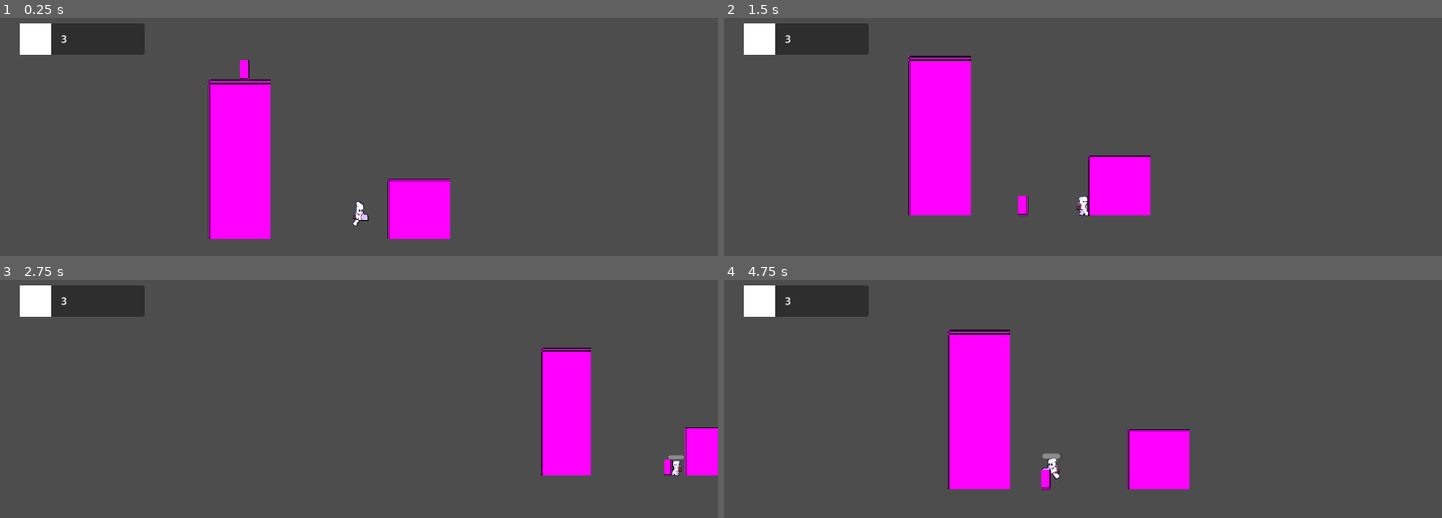
Above: before the commit, frames 1-4 (two rows, left to right).
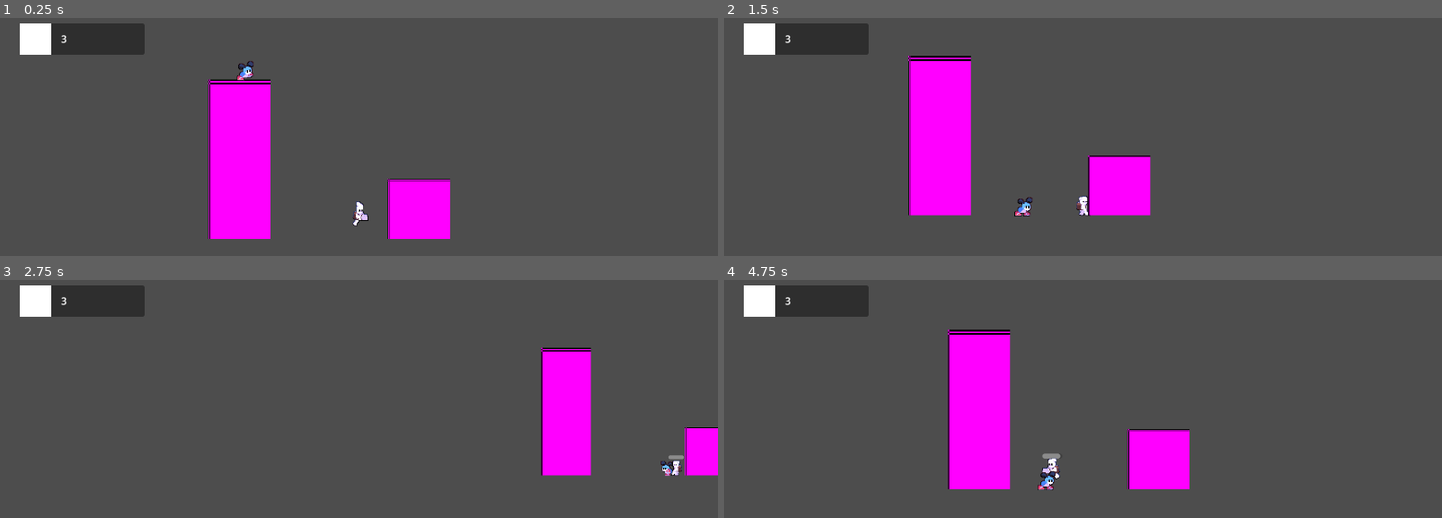
Above: after the commit, the same moments.

Repository: INV-matt/GMTK-game-jam
Game: Godot game, scene res://Main/main.tscn
Same seed, same stepped clock (60 frames per second), same inputs: the game is played once before the commit and once after it.
Inputs:
- Up to frame 1 (0.25 s): no input
- Up to frame 2 (1.5 s): hold D (pl_right) from 0.53 s (still down); tap Z (pl_attack) at 0.6 s; tap Space (pl_jump) at 0.77 s; tap E (pl_dash) at 1.35 s
- Up to frame 3 (2.75 s): tap Space (pl_jump) at 1.52 s; release D (pl_right) at 2.03 s; hold A (pl_left) from 2.03 s (still down); tap Tab (pl_scout) at 2.1 s
- Up to frame 4 (4.75 s): release A (pl_left) at 2.78 s; hold D (pl_right) 2.78-4.28 s; tap Z (pl_attack) at 2.85 s; tap Space (pl_jump) at 3.02, 3.77, 4.52 s; hold E (pl_dash) 3.53-4.28 s; hold A (pl_left) from 4.28 s (still down); tap Tab (pl_scout) at 4.35 s

The runs differ from the first frame. In frame 1, 0.2% of the frame differs, in the area x 32-36%, y 17-27%; in frame 2, 0.2%; in frame 3, less than 0.1%; in frame 4, 0.2%, in the area x 43-47%, y 79-89%.

Commit message:
Added basic enemy (Walker) animations

Diff:
--- a/Components/Health/health_component.gd
+++ b/Components/Health/health_component.gd
@@ -17,9 +17,10 @@
 @export var IsPlayer = false
 
 var health: int
+var isdead = false
 
 func _updateBar():
-  #print(health)
+  isdead = health <= 0
 
   if DisplayHealthBar:
     DisplayHealthBar.value = health
--- a/Enemies/Basic Enemy/basic_enemy.gd
+++ b/Enemies/Basic Enemy/basic_enemy.gd
@@ -6,6 +6,12 @@
 @export var DmgAmt = 5
 
 var _horizontalDirection = 1
+
+func _setAnimation(name: String) :
+  if $Sprite2D.animation == name :
+    return
+
+  $Sprite2D.play(name)
 
 func _handleMovement(delta: float) :
   velocity.y += get_gravity().y * delta
@@ -16,14 +22,40 @@
 
   move_and_slide()
 
+  if _horizontalDirection > 0 :
+    $Sprite2D.flip_h = true
+  else :
+    $Sprite2D.flip_h = false
+
+  if is_on_floor() :
+    if velocity.x == 0 :
+      _setAnimation("idle")
+    else :
+      _setAnimation("walk")
+  else :
+    _setAnimation("fall")
+
   # Flip when hitting a wall (AKA we have not moved because we were blocked)
   if last_pos == global_position :
     _horizontalDirection *= -1
 
+func _ready() -> void:
+  $HealthComponent.connect("death", _onDeath)
+
+func _onDeath() :
+  _setAnimation("death")
+  $Sprite2D.connect("animation_finished", queue_free)
+
 func _physics_process(delta: float) -> void:
+  if $HealthComponent.isdead :
+    return
+
   _handleMovement(delta)
 
 func _on_hitbox_body_entered(body: Player) -> void:
+  if $HealthComponent.isdead :
+    return
+
   for i in body.get_children() :
     if i is HealthComponent :
       i.doDamage(DmgAmt)
--- a/Enemies/Basic Enemy/basic_enemy.tscn
+++ b/Enemies/Basic Enemy/basic_enemy.tscn
@@ -1,10 +1,237 @@
-[gd_scene load_steps=6 format=3 uid="uid://q2g8uqvyfrap"]
+[gd_scene load_steps=39 format=3 uid="uid://q2g8uqvyfrap"]
 
 [ext_resource type="Script" uid="uid://cq6qt1n1wbw40" path="res://Enemies/Basic Enemy/basic_enemy.gd" id="1_o6f8y"]
 [ext_resource type="Script" uid="uid://b6pxf2yjv2tmg" path="res://Components/Health/health_component.gd" id="2_cnb0i"]
-
-[sub_resource type="PlaceholderTexture2D" id="PlaceholderTexture2D_cycm8"]
-size = Vector2(16, 32)
+[ext_resource type="Texture2D" uid="uid://besho5c1wrmfa" path="res://Enemies/Basic Enemy/Spritesheets/Walker-DeathSheet.png" id="2_h71n3"]
+[ext_resource type="Texture2D" uid="uid://5qs33bf53mo4" path="res://Enemies/Basic Enemy/Spritesheets/Walker-FallSheet.png" id="3_yc733"]
+[ext_resource type="Texture2D" uid="uid://5qpxmk46owlb" path="res://Enemies/Basic Enemy/Spritesheets/Walker-IdleSheet.png" id="4_pk1us"]
+[ext_resource type="Texture2D" uid="uid://bj4jot23m5ufa" path="res://Enemies/Basic Enemy/Spritesheets/Walker-WalkSheet.png" id="5_6gcj5"]
+
+[sub_resource type="AtlasTexture" id="AtlasTexture_l1tq2"]
+atlas = ExtResource("2_h71n3")
+region = Rect2(0, 0, 48, 64)
+
+[sub_resource type="AtlasTexture" id="AtlasTexture_f3tag"]
+atlas = ExtResource("2_h71n3")
+region = Rect2(48, 0, 48, 64)
+
+[sub_resource type="AtlasTexture" id="AtlasTexture_0kqbg"]
+atlas = ExtResource("2_h71n3")
+region = Rect2(96, 0, 48, 64)
+
+[sub_resource type="AtlasTexture" id="AtlasTexture_5ae1f"]
+atlas = ExtResource("2_h71n3")
+region = Rect2(0, 64, 48, 64)
+
+[sub_resource type="AtlasTexture" id="AtlasTexture_r82ci"]
+atlas = ExtResource("2_h71n3")
+region = Rect2(48, 64, 48, 64)
+
+[sub_resource type="AtlasTexture" id="AtlasTexture_ifu2g"]
+atlas = ExtResource("2_h71n3")
+region = Rect2(96, 64, 48, 64)
+
+[sub_resource type="AtlasTexture" id="AtlasTexture_ifaos"]
+atlas = ExtResource("3_yc733")
+region = Rect2(0, 0, 48, 64)
+
+[sub_resource type="AtlasTexture" id="AtlasTexture_24070"]
+atlas = ExtResource("3_yc733")
+region = Rect2(48, 0, 48, 64)
+
+[sub_resource type="AtlasTexture" id="AtlasTexture_6yt7j"]
+atlas = ExtResource("3_yc733")
+region = Rect2(0, 64, 48, 64)
+
+[sub_resource type="AtlasTexture" id="AtlasTexture_sq8fb"]
+atlas = ExtResource("3_yc733")
+region = Rect2(48, 64, 48, 64)
+
+[sub_resource type="AtlasTexture" id="AtlasTexture_2xhww"]
+atlas = ExtResource("4_pk1us")
+region = Rect2(0, 0, 48, 64)
+
+[sub_resource type="AtlasTexture" id="AtlasTexture_ell1p"]
+atlas = ExtResource("4_pk1us")
+region = Rect2(48, 0, 48, 64)
+
+[sub_resource type="AtlasTexture" id="AtlasTexture_35igq"]
+atlas = ExtResource("4_pk1us")
+region = Rect2(96, 0, 48, 64)
+
+[sub_resource type="AtlasTexture" id="AtlasTexture_0cpj4"]
+atlas = ExtResource("4_pk1us")
+region = Rect2(144, 0, 48, 64)
+
+[sub_resource type="AtlasTexture" id="AtlasTexture_bg0op"]
+atlas = ExtResource("4_pk1us")
+region = Rect2(0, 64, 48, 64)
+
+[sub_resource type="AtlasTexture" id="AtlasTexture_en5x8"]
+atlas = ExtResource("4_pk1us")
+region = Rect2(48, 64, 48, 64)
+
+[sub_resource type="AtlasTexture" id="AtlasTexture_0ep6o"]
+atlas = ExtResource("4_pk1us")
+region = Rect2(96, 64, 48, 64)
+
+[sub_resource type="AtlasTexture" id="AtlasTexture_xw2q5"]
+atlas = ExtResource("4_pk1us")
+region = Rect2(144, 64, 48, 64)
+
+[sub_resource type="AtlasTexture" id="AtlasTexture_h5whq"]
+atlas = ExtResource("4_pk1us")
+region = Rect2(0, 128, 48, 64)
+
+[sub_resource type="AtlasTexture" id="AtlasTexture_3bry6"]
+atlas = ExtResource("4_pk1us")
+region = Rect2(48, 128, 48, 64)
+
+[sub_resource type="AtlasTexture" id="AtlasTexture_eark1"]
+atlas = ExtResource("4_pk1us")
+region = Rect2(96, 128, 48, 64)
+
+[sub_resource type="AtlasTexture" id="AtlasTexture_elg3d"]
+atlas = ExtResource("4_pk1us")
+region = Rect2(144, 128, 48, 64)
+
+[sub_resource type="AtlasTexture" id="AtlasTexture_remrl"]
+atlas = ExtResource("4_pk1us")
+region = Rect2(0, 192, 48, 64)
+
+[sub_resource type="AtlasTexture" id="AtlasTexture_3aur1"]
+atlas = ExtResource("5_6gcj5")
+region = Rect2(0, 0, 48, 64)
+
+[sub_resource type="AtlasTexture" id="AtlasTexture_37amd"]
+atlas = ExtResource("5_6gcj5")
+region = Rect2(48, 0, 48, 64)
+
+[sub_resource type="AtlasTexture" id="AtlasTexture_h37rb"]
+atlas = ExtResource("5_6gcj5")
+region = Rect2(96, 0, 48, 64)
+
+[sub_resource type="AtlasTexture" id="AtlasTexture_1kqmg"]
+atlas = ExtResource("5_6gcj5")
+region = Rect2(0, 64, 48, 64)
+
+[sub_resource type="AtlasTexture" id="AtlasTexture_frslj"]
+atlas = ExtResource("5_6gcj5")
+region = Rect2(48, 64, 48, 64)
+
+[sub_resource type="AtlasTexture" id="AtlasTexture_xopmx"]
+atlas = ExtResource("5_6gcj5")
+region = Rect2(96, 64, 48, 64)
+
+[sub_resource type="SpriteFrames" id="SpriteFrames_nfuh3"]
+animations = [{
+"frames": [{
+"duration": 1.0,
+"texture": SubResource("AtlasTexture_l1tq2")
+}, {
+"duration": 1.0,
+"texture": SubResource("AtlasTexture_f3tag")
+}, {
+"duration": 1.0,
+"texture": SubResource("AtlasTexture_0kqbg")
+}, {
+"duration": 1.0,
+"texture": SubResource("AtlasTexture_5ae1f")
+}, {
+"duration": 1.0,
+"texture": SubResource("AtlasTexture_r82ci")
+}, {
+"duration": 1.0,
+"texture": SubResource("AtlasTexture_ifu2g")
+}],
+"loop": false,
+"name": &"death",
+"speed": 5.0
+}, {
+"frames": [{
+"duration": 1.0,
+"texture": SubResource("AtlasTexture_ifaos")
+}, {
+"duration": 1.0,
+"texture": SubResource("AtlasTexture_24070")
+}, {
+"duration": 1.0,
+"texture": SubResource("AtlasTexture_6yt7j")
+}, {
+"duration": 1.0,
+"texture": SubResource("AtlasTexture_sq8fb")
+}],
+"loop": true,
+"name": &"fall",
+"speed": 15.0
+}, {
+"frames": [{
+"duration": 1.0,
+"texture": SubResource("AtlasTexture_2xhww")
+}, {
+"duration": 1.0,
+"texture": SubResource("AtlasTexture_ell1p")
+}, {
+"duration": 1.0,
+"texture": SubResource("AtlasTexture_35igq")
+}, {
+"duration": 1.0,
+"texture": SubResource("AtlasTexture_0cpj4")
+}, {
+"duration": 1.0,
+"texture": SubResource("AtlasTexture_bg0op")
+}, {
+"duration": 1.0,
+"texture": SubResource("AtlasTexture_en5x8")
+}, {
+"duration": 1.0,
+"texture": SubResource("AtlasTexture_0ep6o")
+}, {
+"duration": 1.0,
+"texture": SubResource("AtlasTexture_xw2q5")
+}, {
+"duration": 1.0,
+"texture": SubResource("AtlasTexture_h5whq")
+}, {
+"duration": 1.0,
+"texture": SubResource("AtlasTexture_3bry6")
+}, {
+"duration": 1.0,
+"texture": SubResource("AtlasTexture_eark1")
+}, {
+"duration": 1.0,
+"texture": SubResource("AtlasTexture_elg3d")
+}, {
+"duration": 1.0,
+"texture": SubResource("AtlasTexture_remrl")
+}],
+"loop": true,
+"name": &"idle",
+"speed": 15.0
+}, {
+"frames": [{
+"duration": 1.0,
+"texture": SubResource("AtlasTexture_3aur1")
+}, {
+"duration": 1.0,
+"texture": SubResource("AtlasTexture_37amd")
+}, {
+"duration": 1.0,
+"texture": SubResource("AtlasTexture_h37rb")
+}, {
+"duration": 1.0,
+"texture": SubResource("AtlasTexture_1kqmg")
+}, {
+"duration": 1.0,
+"texture": SubResource("AtlasTexture_frslj")
+}, {
+"duration": 1.0,
+"texture": SubResource("AtlasTexture_xopmx")
+}],
+"loop": true,
+"name": &"walk",
+"speed": 15.0
+}]
 
 [sub_resource type="CapsuleShape2D" id="CapsuleShape2D_o6f8y"]
 radius = 8.0
@@ -16,10 +243,13 @@
 collision_layer = 4
 script = ExtResource("1_o6f8y")
 
-[node name="Sprite2D" type="Sprite2D" parent="."]
+[node name="Sprite2D" type="AnimatedSprite2D" parent="."]
 position = Vector2(4.76837e-07, 4.76837e-07)
-rotation = 3.14159
-texture = SubResource("PlaceholderTexture2D_cycm8")
+sprite_frames = SubResource("SpriteFrames_nfuh3")
+animation = &"death"
+autoplay = "idle"
+frame = 5
+frame_progress = 1.0
 
 [node name="CollisionShape2D" type="CollisionShape2D" parent="."]
 shape = SubResource("CapsuleShape2D_o6f8y")
@@ -27,7 +257,6 @@
 
 [node name="HealthComponent" type="Node" parent="." node_paths=PackedStringArray("DisplayHealthBar")]
 script = ExtResource("2_cnb0i")
-DestroyOnNoHealth = true
 DisplayHealthBar = NodePath("../healthbar")
 metadata/_custom_type_script = "uid://b6pxf2yjv2tmg"
 
--- a/Main/main.tscn
+++ b/Main/main.tscn
@@ -1,7 +1,8 @@
-[gd_scene load_steps=9 format=3 uid="uid://b3ip2tsabj3dm"]
+[gd_scene load_steps=10 format=3 uid="uid://b3ip2tsabj3dm"]
 
 [ext_resource type="PackedScene" uid="uid://cnv1i1bs5daa0" path="res://Player/player.tscn" id="1_2w1kt"]
 [ext_resource type="Script" uid="uid://jy3cw8fsadki" path="res://Main/camera_movement.gd" id="2_qvhan"]
+[ext_resource type="PackedScene" uid="uid://bcwjmekm2lobt" path="res://Powers/Attack Power/attack_power.tscn" id="3_k3v36"]
 [ext_resource type="PackedScene" uid="uid://q2g8uqvyfrap" path="res://Enemies/Basic Enemy/basic_enemy.tscn" id="3_qvhan"]
 [ext_resource type="Script" uid="uid://djrembxkjudx2" path="res://Main/lives_container.gd" id="4_eunhr"]
 
@@ -23,6 +24,8 @@
 [node name="Camera2D" type="Camera2D" parent="Player"]
 position_smoothing_enabled = true
 script = ExtResource("2_qvhan")
+
+[node name="attack_power2" parent="Player" instance=ExtResource("3_k3v36")]
 
 [node name="StaticBody2D" type="StaticBody2D" parent="."]
 position = Vector2(0, 72)
